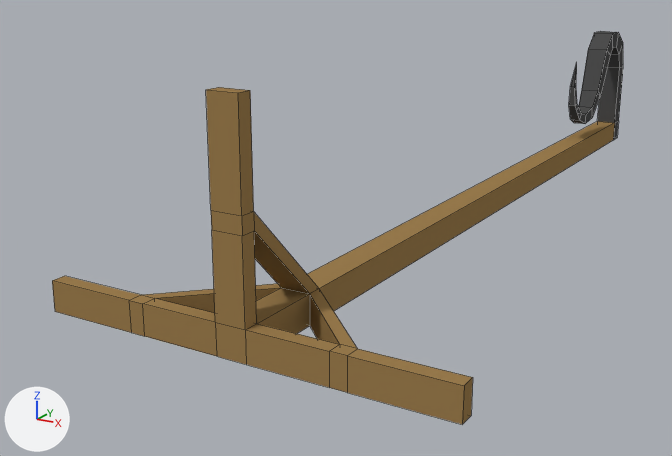
The Blender file Assets/Lantern Pole/lanternPole.blend: old version first, new version second.
The view is the same before and after, from a camera (50 mm lens) standing at (4.6, -5.82, 3.26) and looking at (-1.58, 4.32, -0.33). Arrows for +X, +Y and +Z are at lower left; the lights stay in place. Mesh edges are drawn as thin lines.
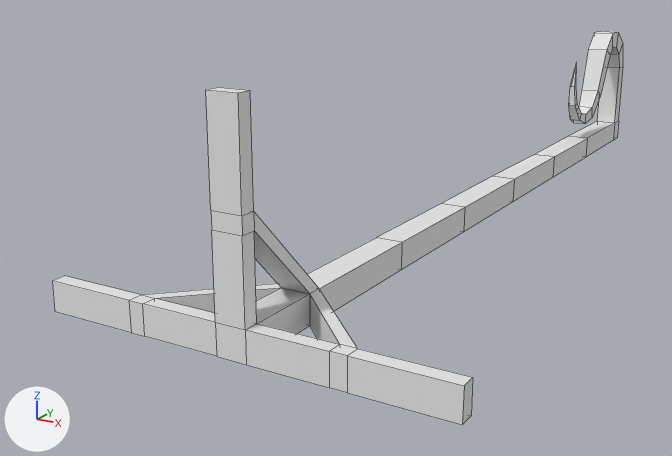
Where the change shows, as pixel boxes [x1, y1, x2, y2] in the pictures (672 x 456 px):
```json
{"part": 1, "of": "me_cube_000", "change": "built on", "before": [307, 121, 615, 311], "after": [307, 121, 615, 311]}
{"part": 2, "of": "me_cube_000", "change": "recoloured", "before": [569, 31, 623, 140], "after": [569, 31, 623, 140], "on screen": "grey to white"}
{"part": 3, "of": "me_cube_000", "change": "recoloured", "before": [52, 87, 473, 425], "after": [52, 87, 473, 425], "on screen": "brown to grey"}
```

The change, as JSON lines over the scene's bpy script:
```json
{"op": "add", "block": "mat_material_002", "code": ["mat_material_002 = diffuse_material('Material.002')", "mat_material_002.base_color = (0.8, 0.8, 0.8)  # white #e7e7e7"]}
{"block": "me_cube_000", "where": "# used by ob_cube_001; location = (0.0, 0.0, 0.0)"}
{"op": "remove", "block": "me_cube_000", "code": "me_cube_000.from_pydata(...)  # 105 vertices, 111 faces; spans x -2.16..2.16, y 0.0..11.51, z -0.16..2.16"}
{"op": "add", "block": "me_cube_000", "code": "me_cube_000.from_pydata(...)  # 125 vertices, 131 faces; spans x -2.16..2.16, y 0.0..11.51, z -0.16..2.16"}
{"block": "me_cube_000", "change": "me_cube_000 part 1"}
{"block": "me_cube_000", "change": "4 faces are deleted"}
{"block": "me_cube_000", "change": "20 vertices are added at x -0.16..0.16, y 2.84..9.57, z -0.16..0.16"}
{"block": "me_cube_000", "change": "24 new faces join them"}
{"block": "me_cube_000", "change": "me_cube_000 part 2: 52 faces spanning x -0.16..0.16, y 9.09..11.51, z -0.16..1.81 switch from mat_material (dark grey #4e4e4e) to mat_material_002 (white #e7e7e7)"}
{"block": "me_cube_000", "change": "me_cube_000 part 3: 55 faces spanning x -2.16..2.16, y 0.0..1.16, z -0.16..2.16 switch from mat_material_001 (brown #9c7e4f) to mat_material_002 (white #e7e7e7)"}
```
